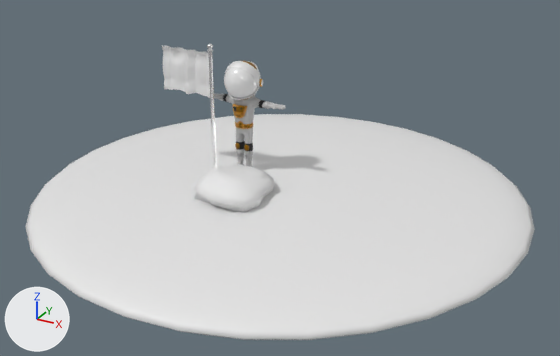
Renders of the Blender file Character Course Rig +Model.blend from each side of a commit.
Rendered twice from a 50 mm camera at (4.98, -8.97, 4.45) aimed at (0.22, -0.33, 0.13). Arrows for +X, +Y and +Z are at lower left; the lights stay in place.

The first picture shows 'Flag Pole', 'Helmet', 'Mira', 'Planet', 'Rock'.
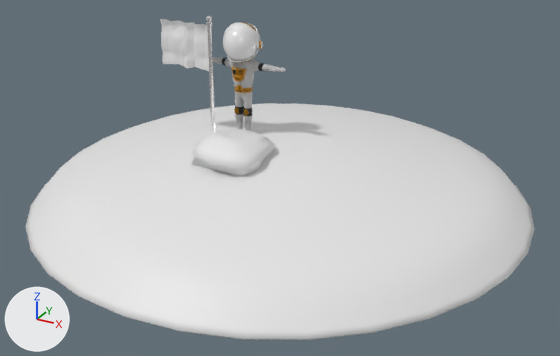
Patch to the scene script:
```diff
--- a/Character Course Rig +Model.blend.py
+++ b/Character Course Rig +Model.blend.py
@@ me_sphere @@
 # used by ob_planet; location = (0.075, -0.055, -0.286)
-me_sphere.from_pydata(...)  # 482 vertices, 512 faces; spans x -3.52..3.52, y -3.52..3.52, z -0.29..0.29
+me_sphere.from_pydata(...)  # 482 vertices, 512 faces; spans x -3.52..3.52, y -3.52..3.52, z -0.29..0.87
+# me_sphere part 1: 193 of 482 vertices moved; they spanned x -3.25..3.25, y -3.25..3.25, z 0.11..0.29 and now span x -3.25..3.25, y -3.25..3.25, z 0.29..0.87; mean shift (0.0, 0.0, 0.37); largest move (0.0, 0.0, 0.29) -> (0.0, 0.0, 0.87)
 me_sphere.materials.append(mat_planet)
@@ ob_mira @@
 ob_mira = bpy.data.objects.new('Mira', me_head)
-ob_mira.location = (-0.496, -0.129, 0.007)
+ob_mira.location = (-0.496, -0.129, 0.535)
@@ ob_helmet @@
 ob_helmet = bpy.data.objects.new('Helmet', me_helmet)
-ob_helmet.location = (-0.492, -0.072, 1.163)
+ob_helmet.location = (-0.492, -0.072, 1.691)
 ob_helmet.rotation_euler = (0.0, 0.000358, 0.0165)  # degrees (0, 0, 0.9)
@@ ob_flag_pole @@
 ob_flag_pole = bpy.data.objects.new('Flag Pole', me_cylinder)
-ob_flag_pole.location = (-0.876, -0.3, 0.857)
+ob_flag_pole.location = (-0.876, -0.3, 1.234)
 ob_flag_pole.rotation_euler = (0.0, 0.0, 0.000575)  # degrees (0, 0, 0)
@@ ob_rock @@
 ob_rock = bpy.data.objects.new('Rock', me_cube)
-ob_rock.location = (0.521, -0.131, 1.333)
+ob_rock.location = (0.521, -0.131, 1.861)
```

Boxes [x1, y1, x2, y2] around the edits, measured in the pictures (560 x 356 px; the box of a moved part takes in the faces that stretch with it):
'Planet', reshaped: before [26, 114, 535, 340]; after [26, 103, 535, 340]
'Rock', moved: before [194, 163, 275, 212]; after [191, 128, 275, 176]
'Flag Pole', moved: before [162, 44, 216, 169]; after [160, 16, 215, 134]
'Mira', moved: before [208, 93, 286, 167]; after [213, 49, 286, 131]
'Helmet', moved: before [224, 61, 263, 100]; after [223, 22, 263, 63]
part 1 of me_sphere, moved or reshaped: before [48, 114, 530, 308]; after [48, 103, 530, 308]
